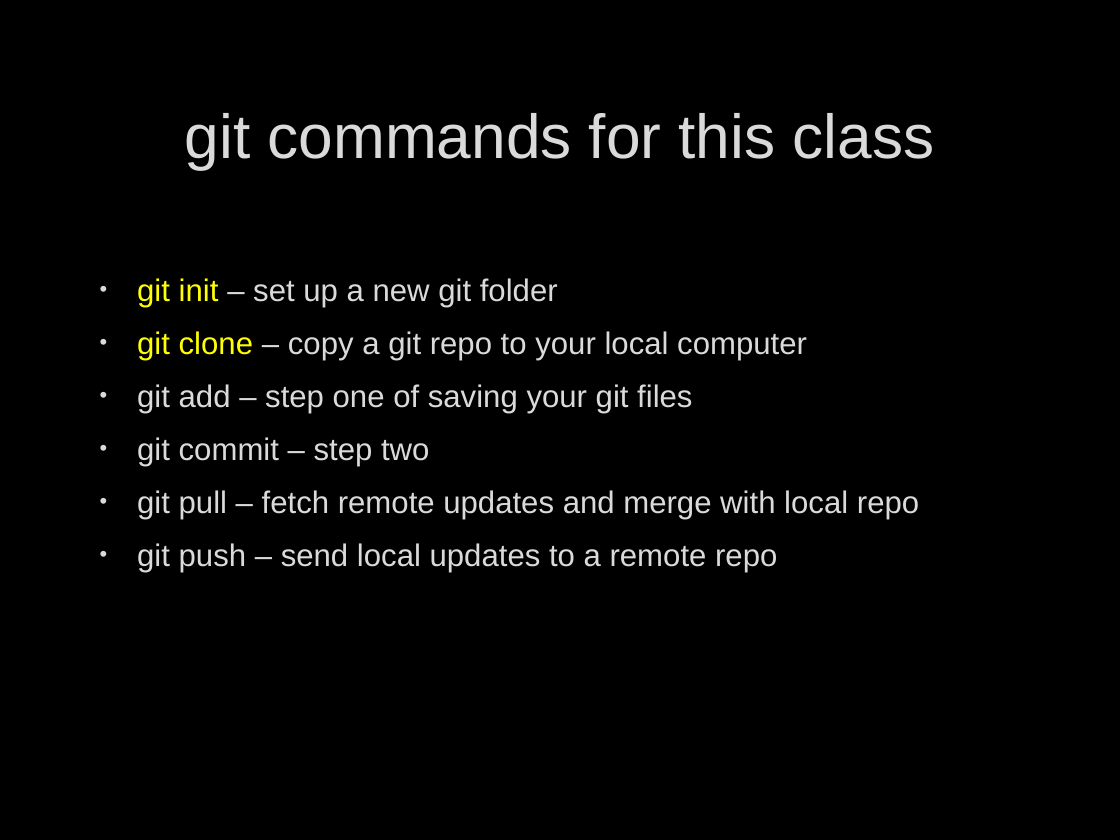
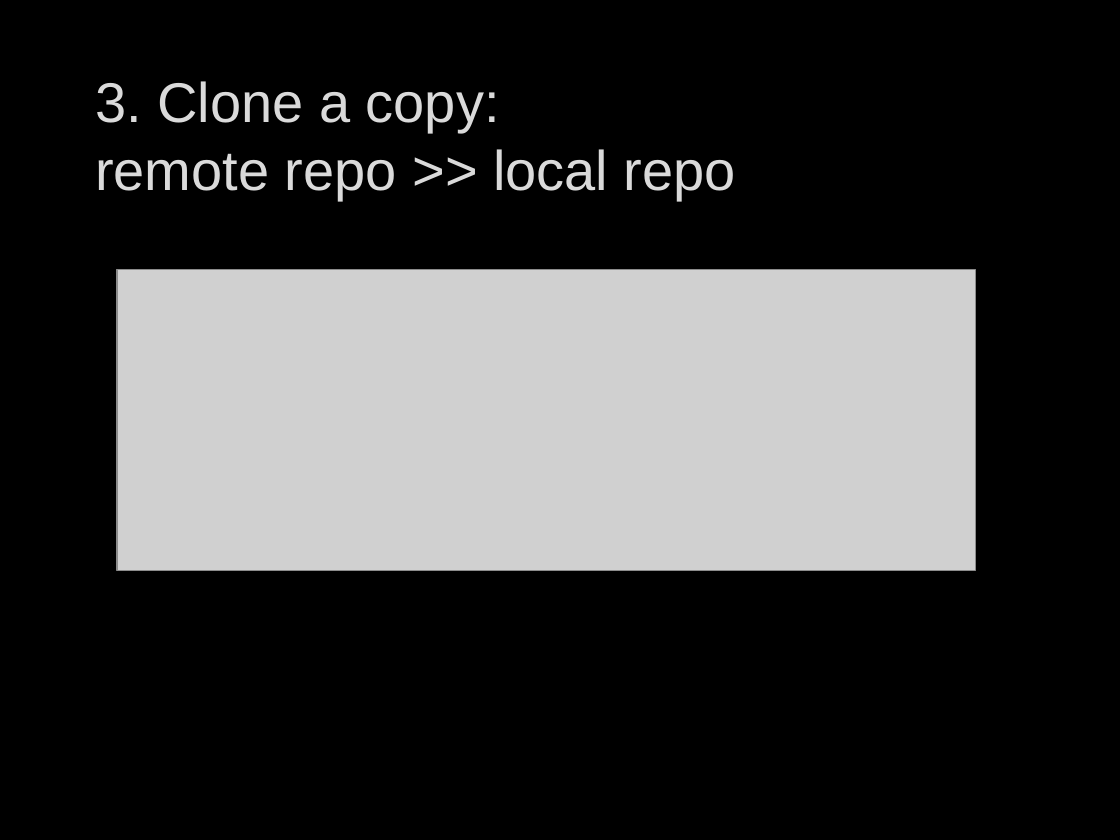
Before and after one commit to fdmast/Pabio536, a slide deck: slide 11 of C1_Introduction/ClassOne.GithubIntro.pptx (slide 14 before the commit). Drawn at 1120x840 pixels with LibreOffice and Linux fonts; fonts in the diff are those of the drawing; grey boxes stand for pictures; background and template pictures are left out. Boxes give left, top, right and bottom in pixels: in the first picture for what was removed or moved away, otherwise in the second. Text is boxed around its words. In the diff, an @@ line names an element or a change of style, - is before the commit and + after.

Commit message:
Complete overhaul of Class 3

```diff
--- a/C1_Introduction/ClassOne.GithubIntro.pptx
+++ b/C1_Introduction/ClassOne.GithubIntro.pptx
@@ title at <box>95,81,736,199</box>: text changed; size 40 to 36 pt @@
-git commands for this class
+3. Clone a copy:
+remote repo >> local repo
@@ picture added at <box>116,269,974,570</box> @@
@@ text removed at <box>137,278,919,572</box> @@
-• git init – set up a new git folder
-• git clone – copy a git repo to your local computer
-• git add – step one of saving your git files
-• git commit – step two
-• git pull – fetch remote updates and merge with local repo
-• git push – send local updates to a remote repo
```
Also in this commit, not shown: 1 other slide changed, 10 slides added, 11 slides removed, 5 other files.
